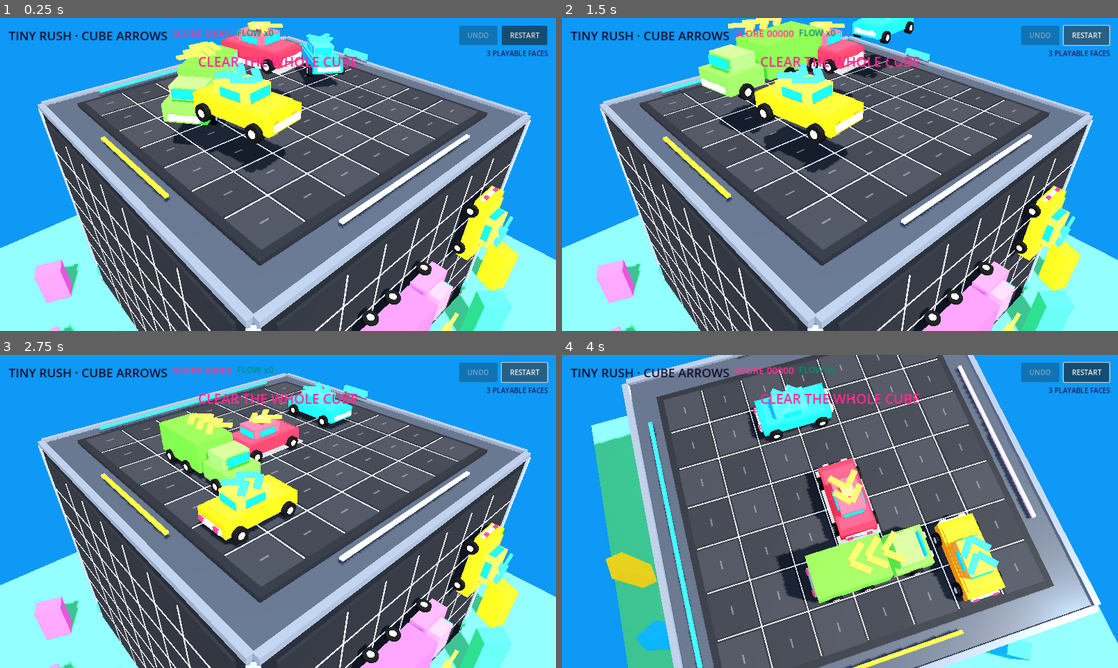
Above: before the commit, frames 1-4 (two rows, left to right).
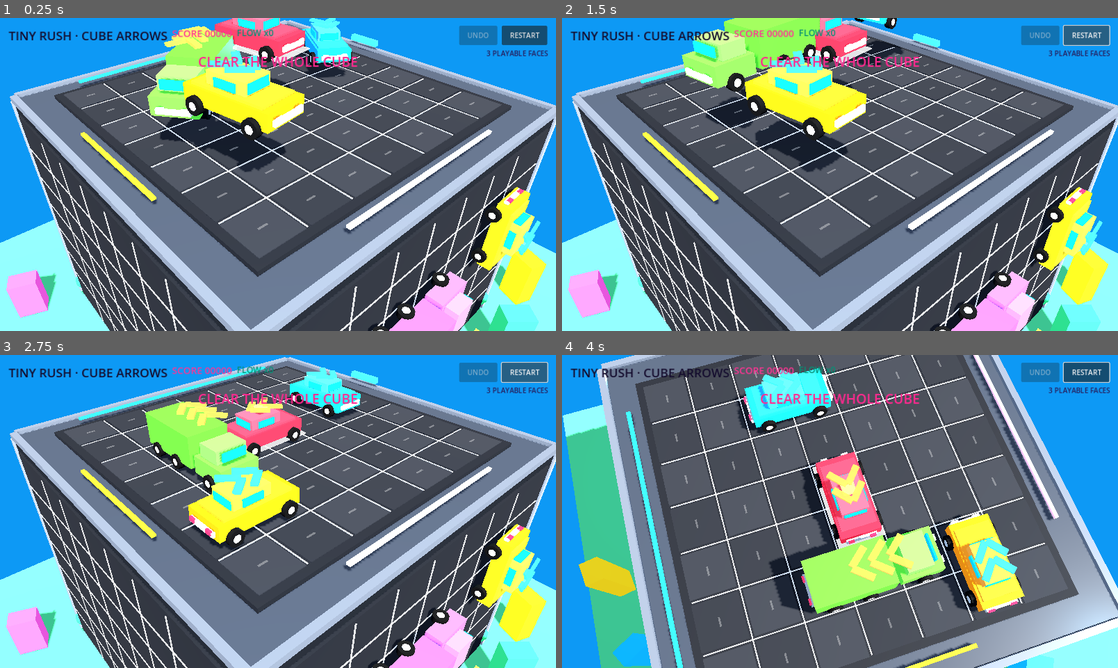
Above: after the commit, the same moments.

Repository: Zweeback/tinyrush
Game: Godot game, scene res://scenes/main.tscn
The game is run twice, just before and just after one commit, with the same random seed, the same clock (stepped at 60 frames per second) and the same inputs.
Inputs (mouse positions are in pixels of both pictures, inside the frame that each line leads up to):
- Up to frame 1 (0.25 s): no input
- Up to frame 2 (1.5 s): click "RESTART" at 0.5 s; click "RESTART" at 1.25 s
- Up to frame 3 (2.75 s): click "RESTART" at 2 s
- Up to frame 4 (4 s): move the mouse to (962, 495) at 2.77 s; click (962, 495) at 2.92 s; drag from (728, 527) to (812, 574) at 3.52 s

The runs differ from the first frame. In frame 1, 47% of the frame differs, in the area x 0-100%, y 0-100%; in frame 2, 47%; in frame 3, 47%; in frame 4, 45%.

Commit message:
style: sync combo camera with wider cube framing

Diff:
--- a/scripts/main.gd
+++ b/scripts/main.gd
@@ -2,7 +2,7 @@
 
 const CAR_SCENE := preload("res://scenes/tiny_car.tscn")
 const LEVEL_PATH := "res://data/levels/arrow_city_01.json"
-const BASE_CAMERA_FOV := 42.0
+const BASE_CAMERA_FOV := 38.0
 
 @export var cell_size := 1.02
 
